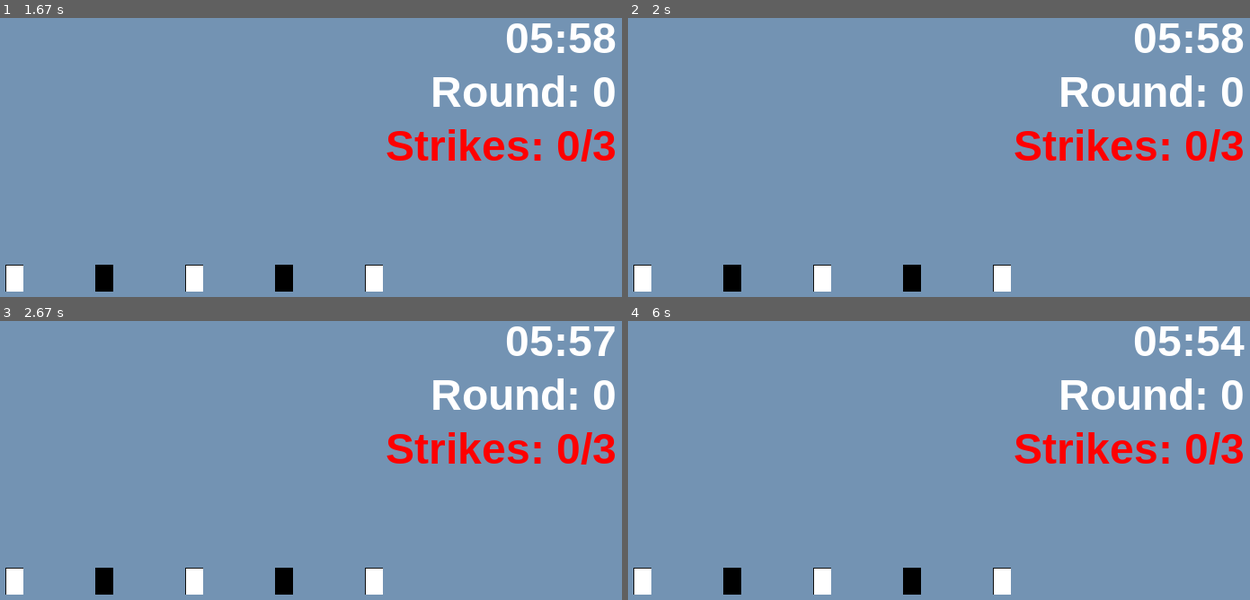
Above: before the commit, frames 1-4 (two rows, left to right).
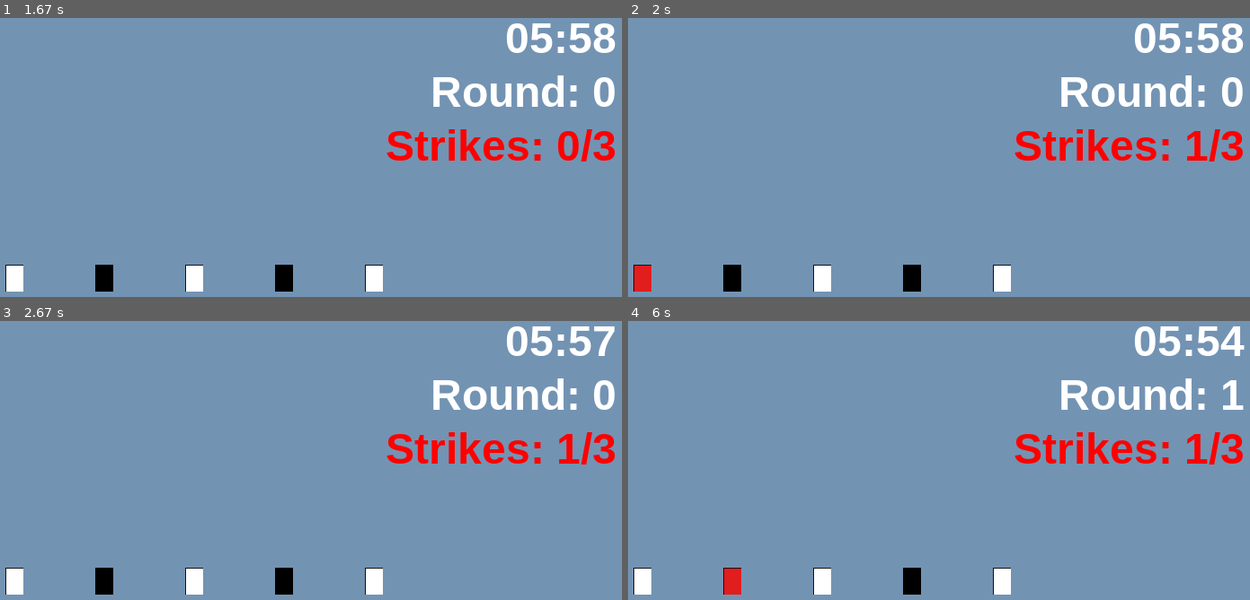
Above: after the commit, the same moments.

Repository: charles-kahlenberg/Bomb-defusal
Game: pygame game, started from Melody Game - Image for Sprite.py
The game is run twice, just before and just after one commit, with the same random seed, the same clock (stepped at 60 frames per second) and the same inputs.
Inputs:
- Up to frame 1 (1.67 s): tap Enter at 0.83 s
- Up to frame 2 (2 s): tap 1 at 1.67 s
- Up to frame 3 (2.67 s): no input
- Up to frame 4 (6 s): tap 1 at 4.5 s

Frame 1 is identical in both runs. In frame 2, 0.5% of the frame differs, in the area x 1-94%, y 40-99%; in frame 3, 0.3%; in frame 4, 0.8%, in the area x 15-99%, y 21-99%.

Commit message:
Change input from mousebutton down to keys

Diff:
--- a/Melody Game - Image for Sprite.py
+++ b/Melody Game - Image for Sprite.py
@@ -274,17 +274,19 @@
     for event in pygame.event.get():
         if event.type == pygame.QUIT:
             exit_game = False
-        elif event.type == pygame.MOUSEBUTTONDOWN and event.button == 1 and not game_over and state == "player_input": # when user clicks sprite, check if correct key is played
-            for i, obj in enumerate(sprite_objects): #Generated by Claude, modified to fit my game
-                if obj.rect.collidepoint(event.pos):
-                    print(f"Sprite{i+1} clicked! Playing {button_chord_names[i]}") # just for debugging, can be removed later
-                    button_sounds[i].play()
-                    obj.highlight(now)
-                    player_melody.append(button_chord_names[i])
-                    if len(player_melody) >= len(melody):
-                        state = "check"
-                        check_time = now + pre_result_ms
-                    break
+        elif event.type == pygame.KEYDOWN and not game_over and state == "player_input":
+            key_to_index = {
+                pygame.K_1: 0, pygame.K_2: 1, pygame.K_3: 2, pygame.K_4: 3, pygame.K_5: 4,
+            }
+            if event.key in key_to_index:
+                i = key_to_index[event.key]
+                obj = sprite_objects[i]
+                button_sounds[i].play()
+                obj.highlight(now)
+                player_melody.append(button_chord_names[i])
+                if len(player_melody) >= len(melody):
+                    state = "check"
+                    check_time = now + pre_result_ms
 
     if not game_over:
         if state == "start_round":
